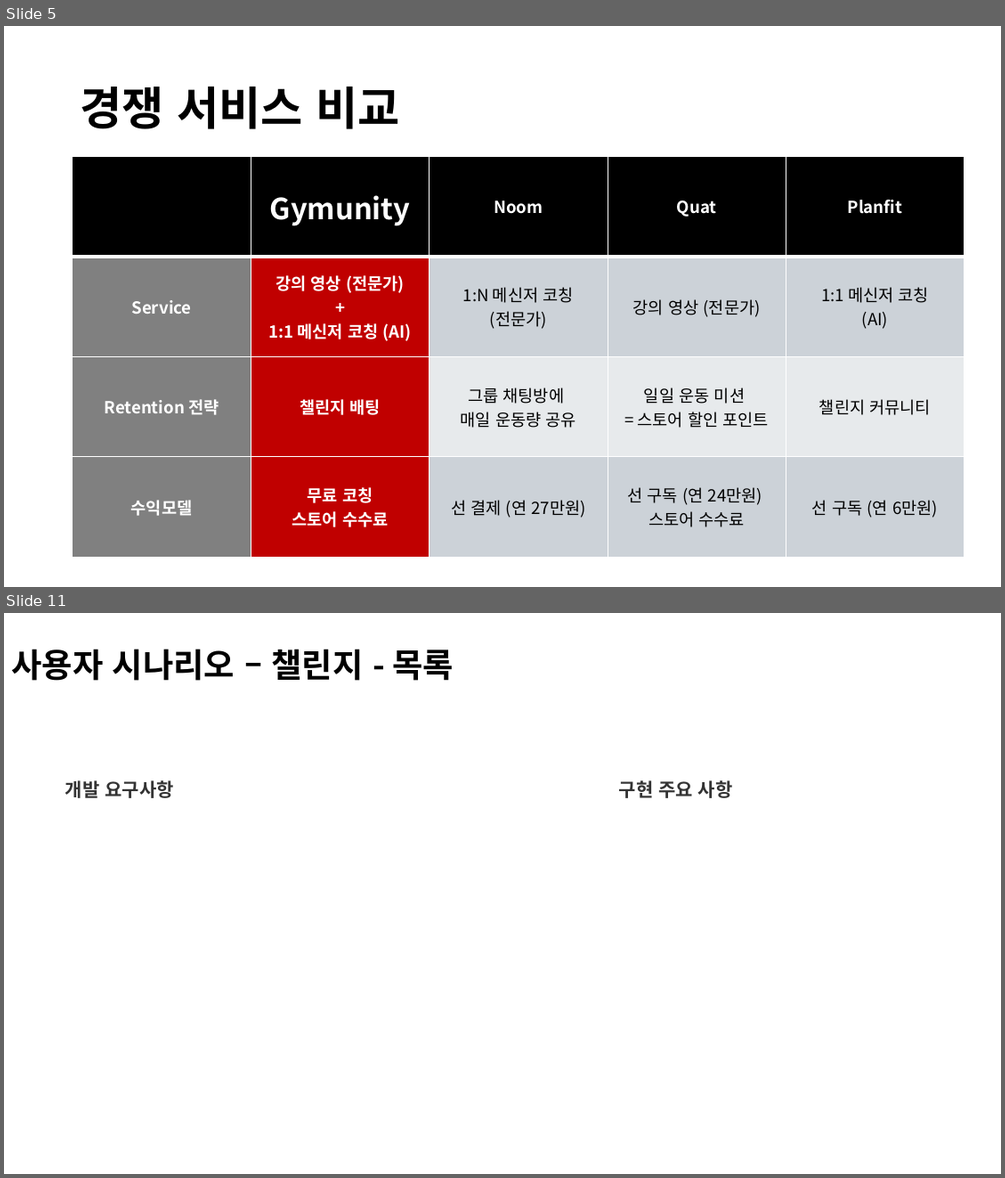
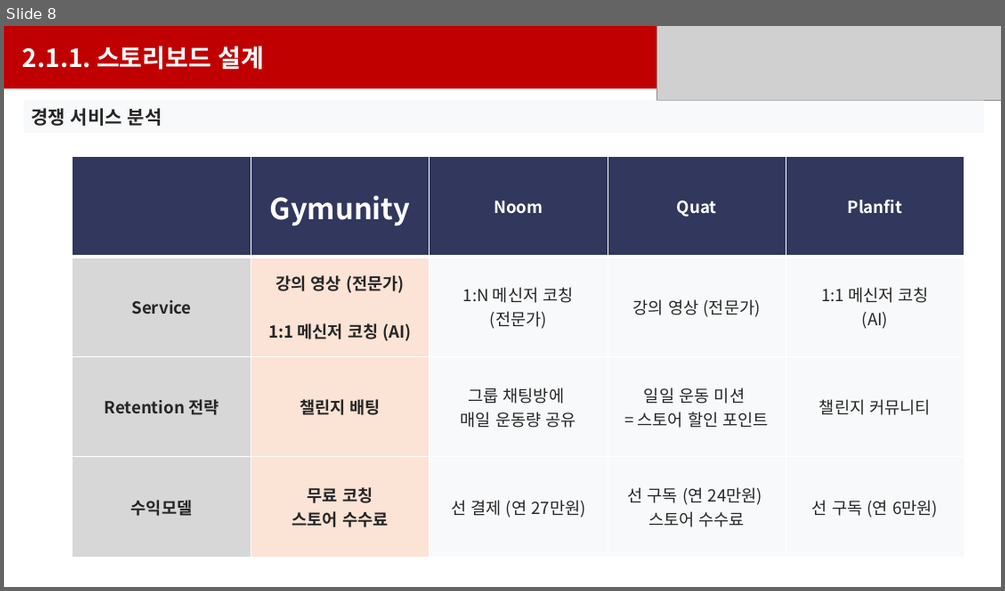
Before and after one commit to Brian-Hong-KR/Gymunity, a slide deck: Doc/최종발표/초안.pptx. Shown one above the other, each under a label of ours: slides 5 and 11 before the commit, slide 8 after it; the slides between them are not shown. The pictures are 1005x1178 and 1005x591 pixels, drawn with LibreOffice and Linux fonts; fonts in the diff are those of the drawing; grey boxes stand for pictures. Boxes give left, top, right and bottom in pixels: in the first picture for what was removed or moved away, otherwise in the second. Text is boxed around its words. In the diff, an @@ line names an element or a change of style, - is before the commit and + after.

```diff
--- a/Doc/최종발표/초안.pptx
+++ b/Doc/최종발표/초안.pptx
@@ slide 11 removed at <box>4,613,1001,1174</box>, background #FFFFFF @@
@@ title removed at <box>11,649,454,681</box> @@
-사용자 시나리오 – 챌린지 - 목록
@@ text removed at <box>65,780,173,798</box> @@
-개발 요구사항
@@ text removed at <box>619,780,733,798</box> @@
-구현 주요 사항
@@ what was slide 5 is now slide 8 @@
@@ slide 8 changed as well @@
@@ rectangle added at <box>4,26,1001,89</box>, fill #C00000, 24 pt, text #FFFFFF, bold @@
+2.1.1. 스토리보드 설계
@@ picture added at <box>657,26,1001,100</box> @@
@@ rectangle "경쟁 서비스 분석": place and size @@
-rectangle "경쟁 서비스 분석" at <box>80,87,399,129</box>
+rectangle "경쟁 서비스 분석" at <box>24,100,984,132</box>
@@ rectangle "경쟁 서비스 분석" at <box>24,100,984,132</box>: fill none to #F8F9FA @@
@@ text in rectangle at <box>31,108,162,126</box>: text changed; size 44 to 18 pt; text colour #000000 to #262626 @@
-경쟁 서비스 비교
+경쟁 서비스 분석
@@ table at <box>73,157,966,557</box> @@
-row 2, column 2: 강의 영상 (전문가) / + / 1:1 메신저 코칭 (AI)
+row 2, column 2: 강의 영상 (전문가) / 1:1 메신저 코칭 (AI)
@@ fill #000000 to #31375D in row 1 @@
@@ fill #808080 to #D7D7D7 in 3 cells @@
@@ fill #C00000 to #FBE3D6 in 3 cells @@
@@ fill #CCD2D8 to #F8F9FA in 6 cells @@
@@ fill #E8EAED to #F8F9FA in 3 cells @@
@@ text colour #FFFFFF to #262626 in "Service", "Retention 전략", "챌린지 배팅", "수익모델" and 2 more places @@
@@ text colour #000000 to #262626 in "1:N 메신저 코칭", "(전문가)", "강의 영상 (전문가)", "1:1 메신저 코칭" and 10 more places @@
```
Also in this commit, not shown: 4 other slides changed, 25 slides added, 21 other slides removed.
